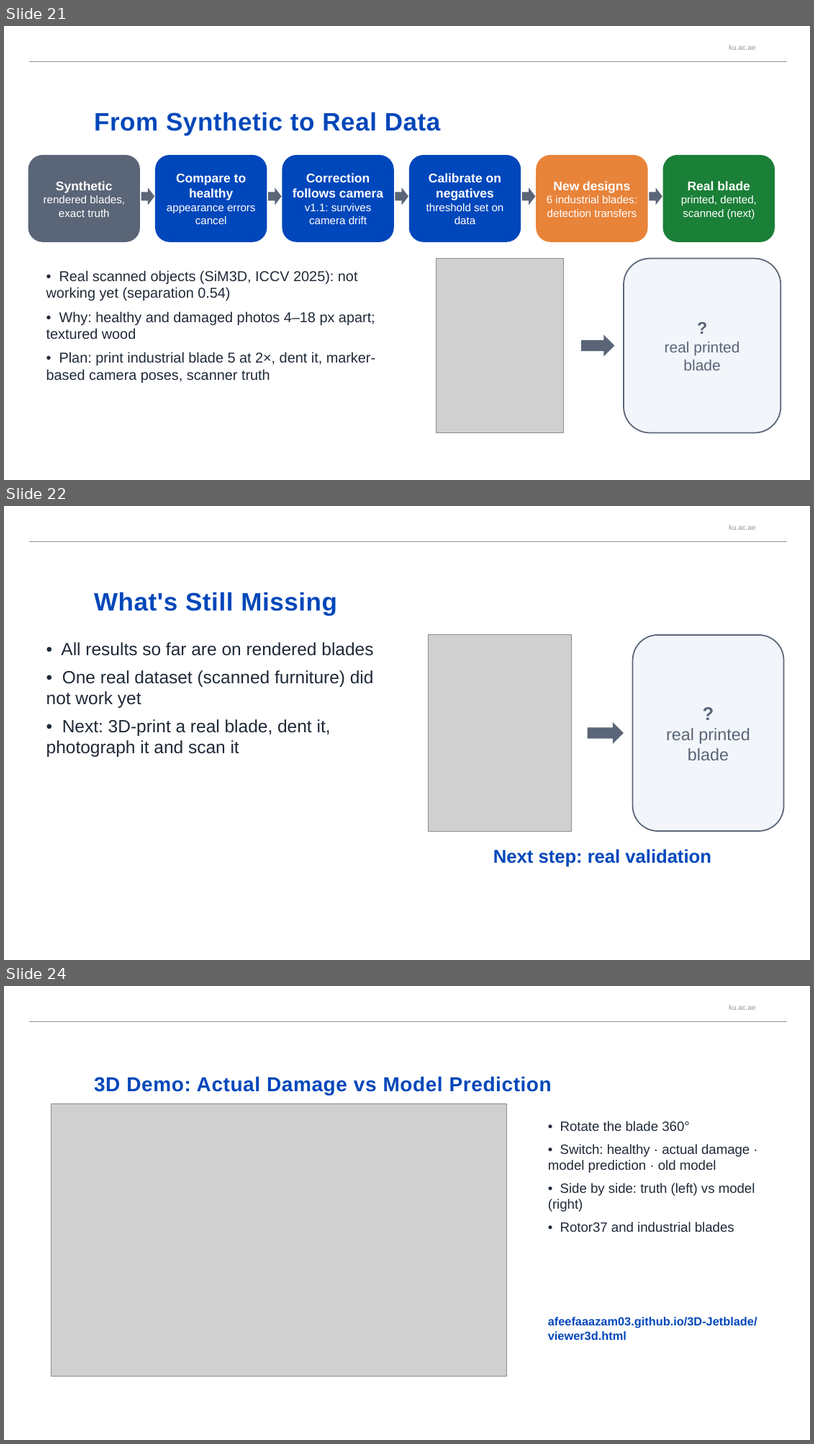
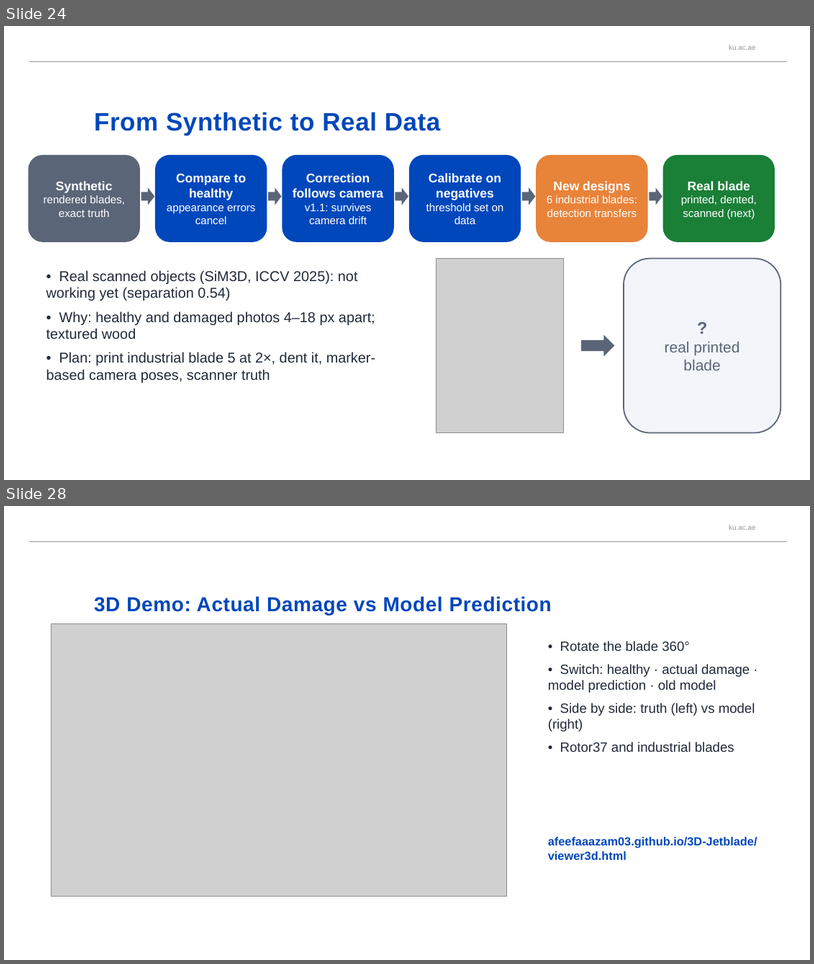
Before and after one commit to afeefaaazam03/3D-Jetblade, a slide deck: media/BladeDelta_presentation.pptx. Shown one above the other, each under a label of ours: slides 21, 22 and 24 before the commit, slides 24 and 28 after it; the slides between them are not shown. The pictures are 814x1444 and 814x964 pixels, drawn with LibreOffice and Linux fonts; fonts in the diff are those of the drawing; grey boxes stand for pictures; background and template pictures are left out. Boxes give left, top, right and bottom in pixels: in the first picture for what was removed or moved away, otherwise in the second. Text is boxed around its words. In the diff, an @@ line names an element or a change of style, - is before the commit and + after.

```diff
--- a/media/BladeDelta_presentation.pptx
+++ b/media/BladeDelta_presentation.pptx
@@ slide 22 removed at [4, 506, 810, 960], background #FFFFFF; not listed: 2 template elements that a slide beside it also shows @@
@@ title removed at [94, 592, 337, 615] @@
-What's Still Missing
@@ picture removed at [428, 635, 572, 831] @@
@@ rounded rectangle removed at [633, 635, 784, 831] @@
-?
-real printed
-blade
@@ text removed at [46, 642, 374, 757] @@
-• All results so far are on rendered blades
-• One real dataset (scanned furniture) did not work yet
-• Next: 3D-print a real blade, dent it, photograph it and scan it
@@ right arrow removed at [588, 722, 624, 744] @@
@@ text removed at [494, 849, 711, 867] @@
-Next step: real validation
@@ what was slide 21 is now slide 24 @@
@@ what was slide 24 is now slide 28 @@
```
Also in this commit, not shown: 2 slides changed, 5 slides added.
